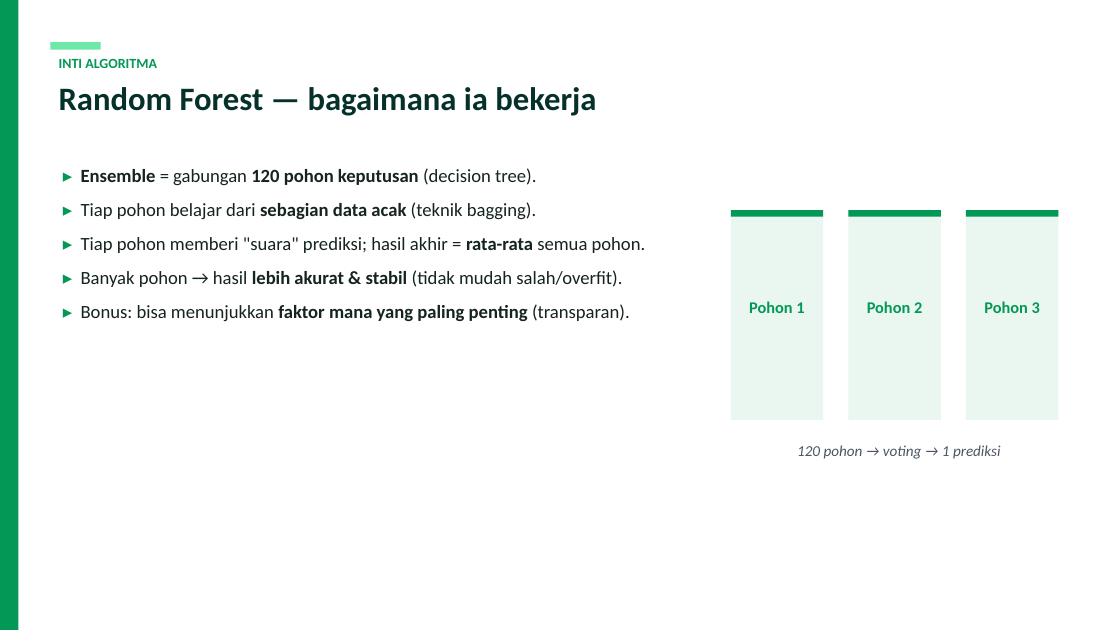
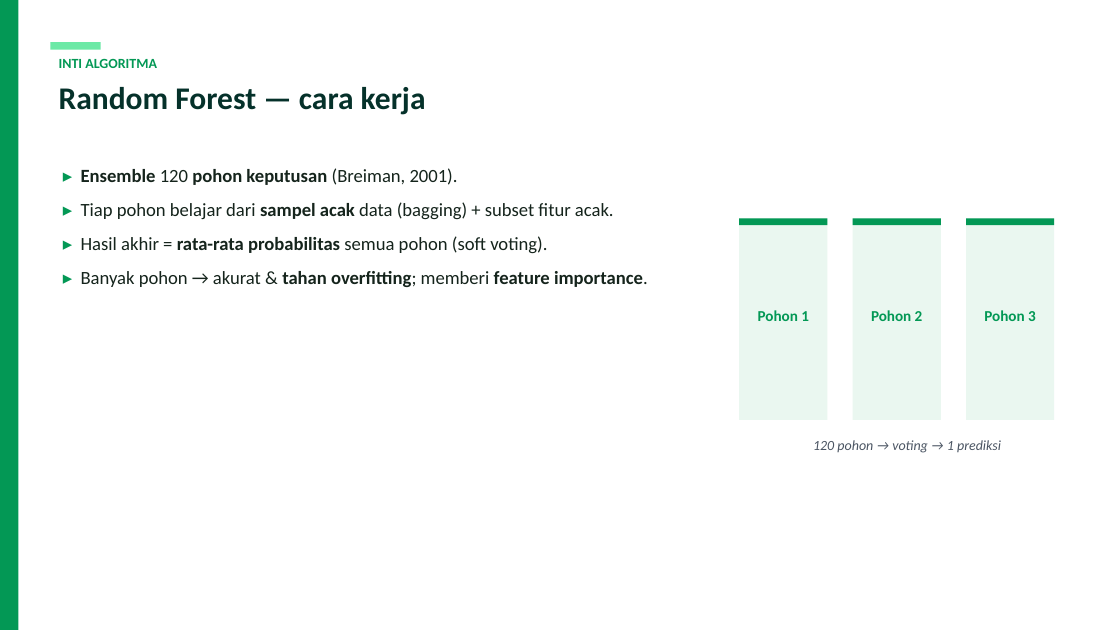
Before and after one commit to steffenkwik/machinelearning-ai, a slide deck: slide 6 of StuntCare_AI_Presentation.pptx (slide 5 before the commit). Drawn at 1120x630 pixels with LibreOffice and Linux fonts; fonts in the diff are those of the drawing. Boxes give left, top, right and bottom in pixels: in the first picture for what was removed or moved away, otherwise in the second. Text is boxed around its words. In the diff, an @@ line names an element or a change of style, - is before the commit and + after.

```diff
--- a/StuntCare_AI_Presentation.pptx
+++ b/StuntCare_AI_Presentation.pptx
@@ text at bbox=[59, 87, 426, 115]: text changed; size 28 to 27 pt @@
-Random Forest — bagaimana ia bekerja
+Random Forest — cara kerja
@@ text at bbox=[81, 168, 648, 287]: text changed @@
-▸ Ensemble = gabungan 120 pohon keputusan (decision tree).
-▸ Tiap pohon belajar dari sebagian data acak (teknik bagging).
-▸ Tiap pohon memberi "suara" prediksi; hasil akhir = rata-rata semua pohon.
-▸ Banyak pohon → hasil lebih akurat & stabil (tidak mudah salah/overfit).
-▸ Bonus: bisa menunjukkan faktor mana yang paling penting (transparan).
+▸ Ensemble 120 pohon keputusan (Breiman, 2001).
+▸ Tiap pohon belajar dari sampel acak data (bagging) + subset fitur acak.
+▸ Hasil akhir = rata-rata probabilitas semua pohon (soft voting).
+▸ Banyak pohon → akurat & tahan overfitting; memberi feature importance.
@@ rectangle: place and size @@
-rectangle at bbox=[731, 210, 823, 217]
+rectangle at bbox=[739, 218, 828, 225]
@@ rectangle: place and size @@
-rectangle at bbox=[731, 210, 823, 420]
+rectangle at bbox=[739, 218, 828, 420]
@@ rectangle: place and size @@
-rectangle at bbox=[849, 210, 941, 420]
+rectangle at bbox=[853, 218, 941, 420]
@@ rectangle: place and size @@
-rectangle at bbox=[849, 210, 941, 217]
+rectangle at bbox=[853, 218, 941, 225]
@@ rectangle: place and size @@
-rectangle at bbox=[966, 210, 1059, 420]
+rectangle at bbox=[966, 218, 1054, 420]
@@ rectangle: place and size @@
-rectangle at bbox=[966, 210, 1059, 217]
+rectangle at bbox=[966, 218, 1054, 225]
@@ size 14 to 13 pt in 3 elements at bbox=[871, 310, 923, 321], bbox=[984, 310, 1036, 321], bbox=[758, 310, 809, 321] @@
@@ text "Pohon 1": place and size @@
-text "Pohon 1" at bbox=[749, 301, 804, 313]
+text "Pohon 1" at bbox=[758, 310, 809, 321]
@@ text "Pohon 2": place and size @@
-text "Pohon 2" at bbox=[867, 301, 922, 313]
+text "Pohon 2" at bbox=[871, 310, 923, 321]
@@ text "Pohon 3": place and size @@
-text "Pohon 3" at bbox=[984, 301, 1040, 313]
+text "Pohon 3" at bbox=[984, 310, 1036, 321]
@@ text "120 pohon → voting → ...": place and size @@
-text "120 pohon → voting → ..." at bbox=[797, 445, 1001, 459]
+text "120 pohon → voting → ..." at bbox=[813, 440, 1001, 453]
@@ text "120 pohon → voting → ..." at bbox=[813, 440, 1001, 453]: size 13 to 12 pt @@
```
Also in this commit, not shown: 6 other slides changed, 10 slides added, 7 slides removed, 32 other files.
